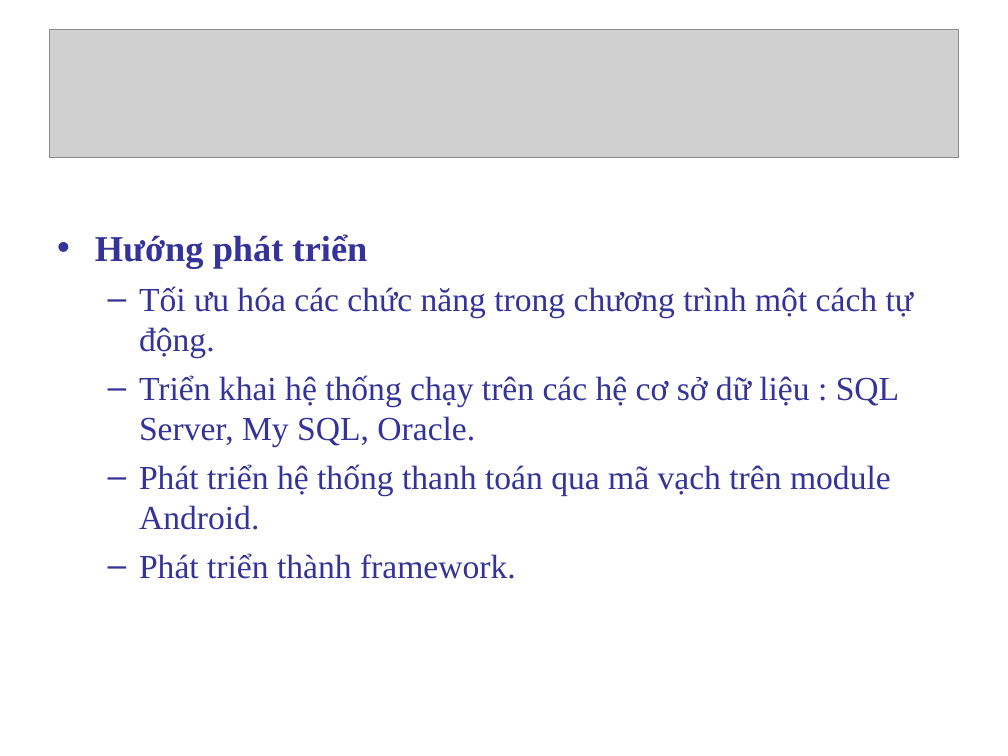
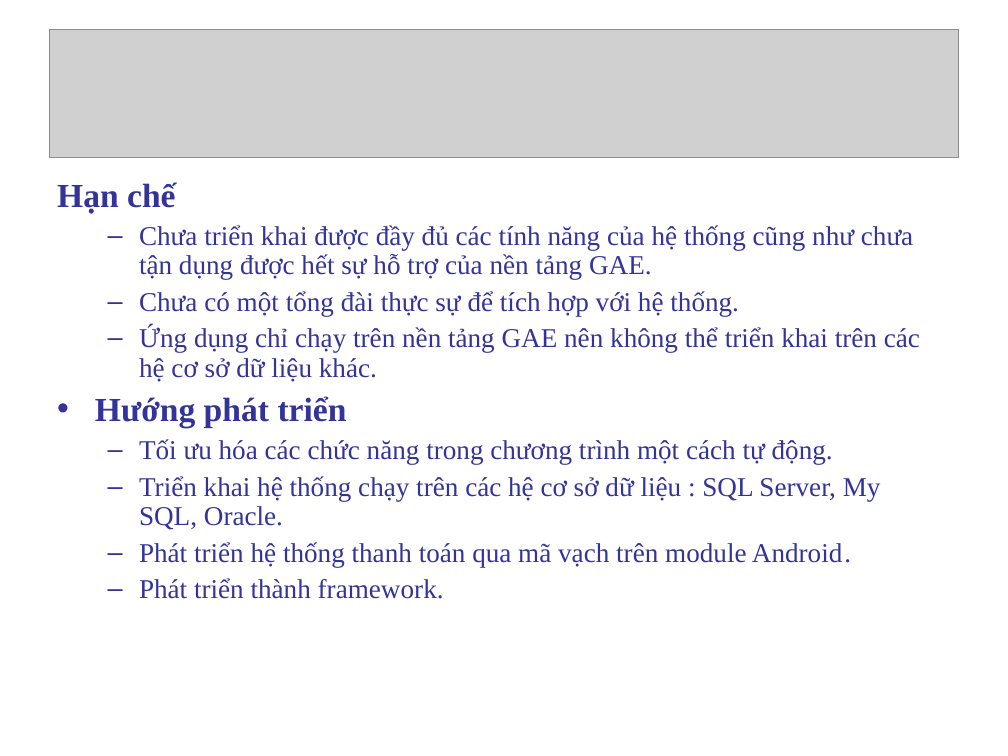
Before and after one commit to ngocho/e-biz, a slide deck: slide 19 of Document/slide_bao_cao.ppt. Drawn at 1008x756 pixels with LibreOffice and Linux fonts; fonts in the diff are those of the drawing; grey boxes stand for pictures; background and template pictures are left out. Boxes give left, top, right and bottom in pixels: in the first picture for what was removed or moved away, otherwise in the second. Text is boxed around its words. In the diff, an @@ line names an element or a change of style, - is before the commit and + after.

```diff
--- a/Document/slide_bao_cao.ppt
+++ b/Document/slide_bao_cao.ppt
@@ text "Hạn chế": place and size @@
-text "Hạn chế" at <box>95,234,913,579</box>
+text "Hạn chế" at <box>57,182,920,599</box>
@@ text at <box>57,182,920,382</box>: paragraphs added @@
+Hạn chế
+  – Chưa triển khai được đầy đủ các tính năng của hệ thống cũng như chưa tận dụng được hết sự hỗ trợ của nền tảng GAE.
+  – Chưa có một tổng đài thực sự để tích hợp với hệ thống.
+  – Ứng dụng chỉ chạy trên nền tảng GAE nên không thể triển khai trên các hệ cơ sở dữ liệu khác.
@@ text at <box>95,396,881,599</box>: size 26 to 24.1 pt in "Hướng phát triển"; size 24 to 19.4 pt in "Tối ưu hóa các chức năng trong ...", "Triển khai hệ thống chạy trên các ...", "Phát triển hệ thống thanh toán qua ...", "Phát triển thành framework."; line spacing 1 to 0.9 @@
```
Also in this commit, not shown: 3 other slides changed, 2 slides added, 2 slides removed.
